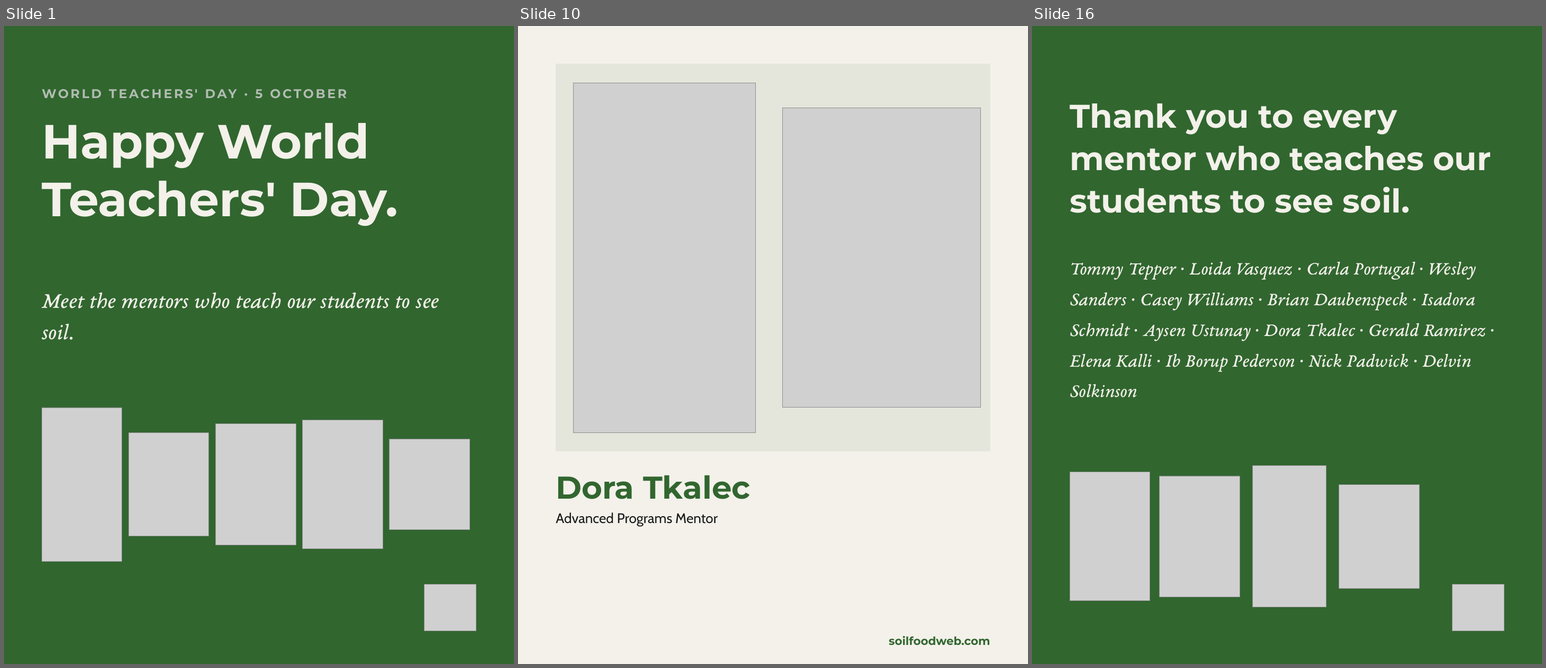
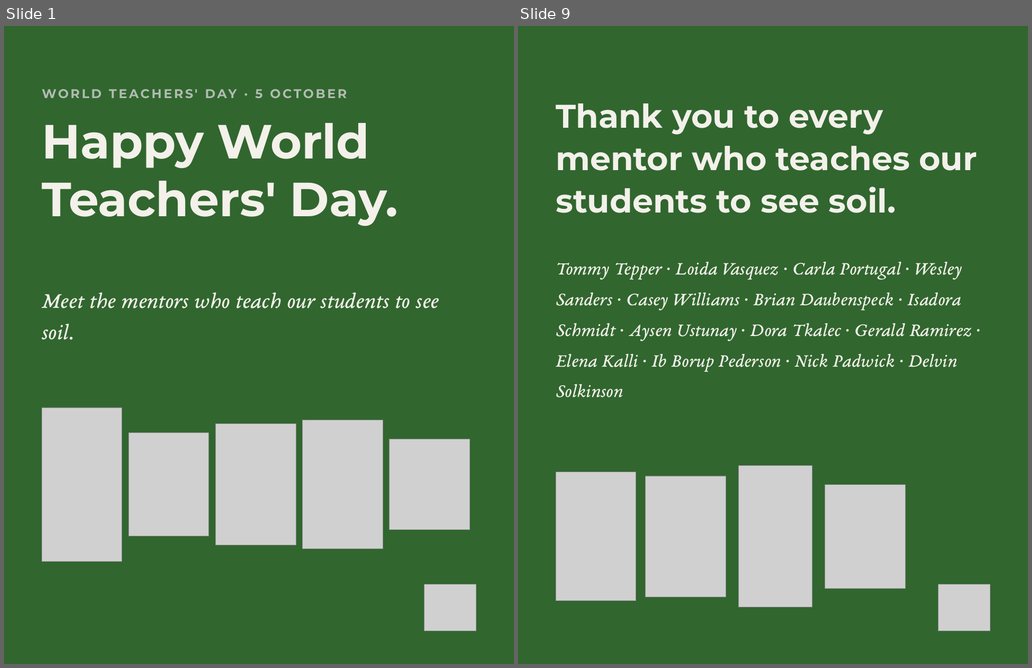
Before and after one commit to linneamoritznyc/SFW-SocialMedia, a slide deck: templates/posts/october/05-10-2026-mon-ig-teachers-day-v2.pptx. Shown side by side, each under a label of ours: slides 1, 10 and 16 before the commit, slides 1 and 9 after it; the slides between them are not shown. The pictures are 1546x668 and 1032x668 pixels, drawn with LibreOffice and Linux fonts; fonts in the diff are those of the drawing; grey boxes stand for pictures. Boxes give left, top, right and bottom in pixels: in the first picture for what was removed or moved away, otherwise in the second. Text is boxed around its words. In the diff, an @@ line names an element or a change of style, - is before the commit and + after.

```diff
--- a/templates/posts/october/05-10-2026-mon-ig-teachers-day-v2.pptx
+++ b/templates/posts/october/05-10-2026-mon-ig-teachers-day-v2.pptx
@@ slide 10 removed at (x1=518, y1=26, x2=1028, y2=664), background #F3F1EA @@
@@ rectangle removed at (x1=556, y1=64, x2=990, y2=451) @@
@@ picture removed at (x1=573, y1=83, x2=756, y2=433) @@
@@ picture removed at (x1=782, y1=108, x2=981, y2=407) @@
@@ text removed at (x1=556, y1=475, x2=751, y2=499) @@
-Dora Tkalec
@@ text removed at (x1=556, y1=513, x2=718, y2=527) @@
-Advanced Programs Mentor
@@ text removed at (x1=889, y1=636, x2=990, y2=645) @@
-soilfoodweb.com
@@ what was slide 16 is now slide 9 @@
```
Also in this commit, not shown: 7 slides changed, 6 other slides removed, 18 other files.
